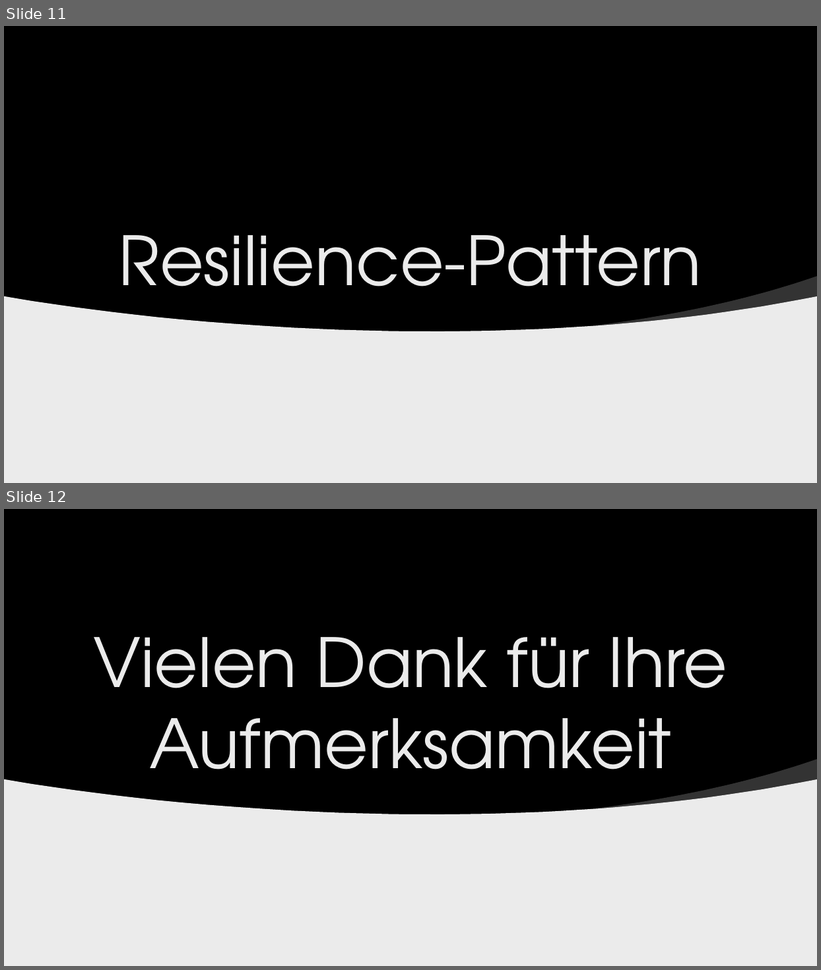
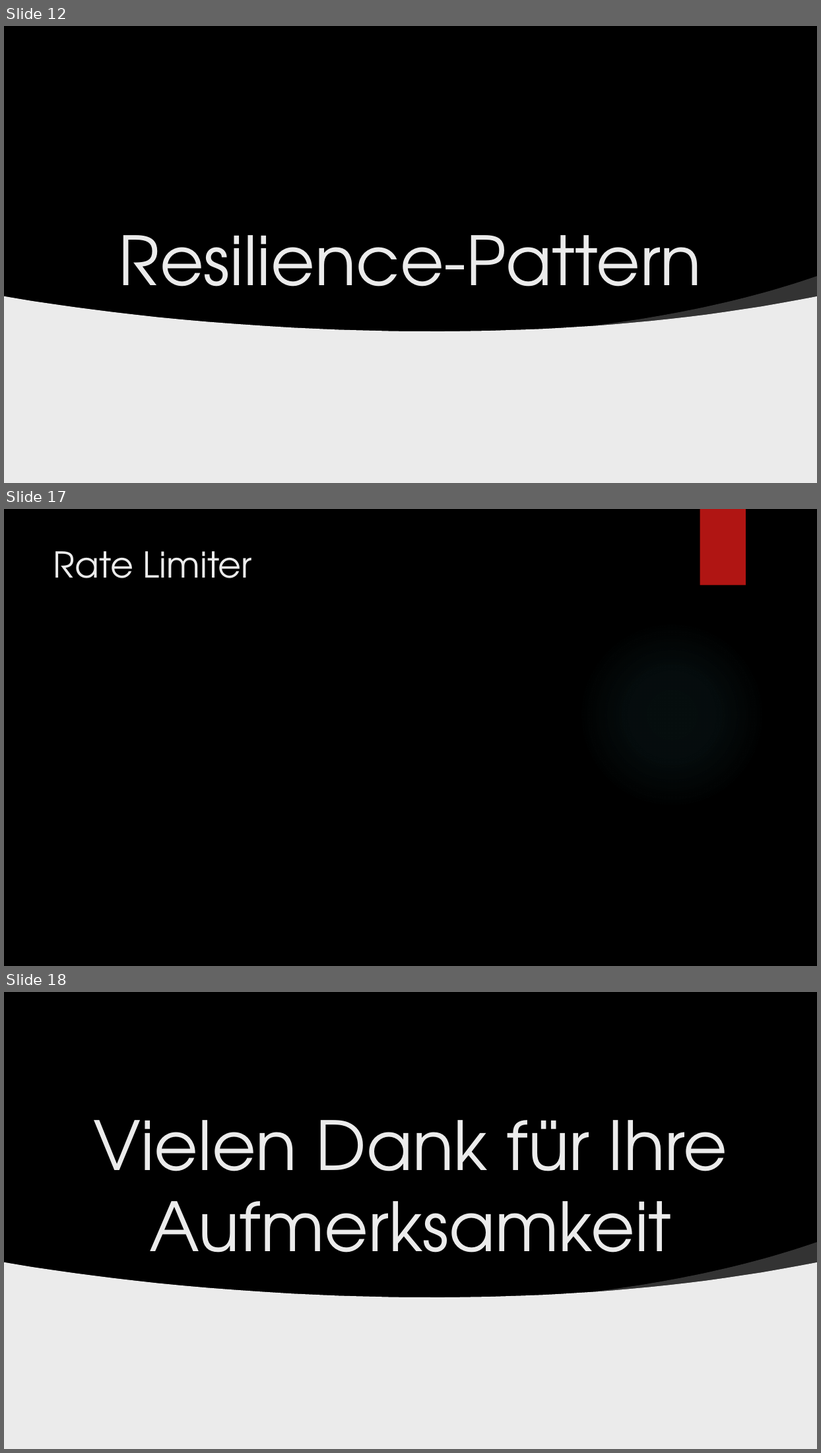
Before and after one commit to der10pm/gca, a slide deck: GCA_Abschlusspraesi_Szablewski_Linnenbaum.pptx. Shown one above the other, each under a label of ours: slides 11 and 12 before the commit, slides 12, 17 and 18 after it; the slides between them are not shown. The pictures are 821x970 and 821x1453 pixels, drawn with LibreOffice and Linux fonts; fonts in the diff are those of the drawing; grey boxes stand for pictures; background and template pictures are left out. Boxes give left, top, right and bottom in pixels: in the first picture for what was removed or moved away, otherwise in the second. Text is boxed around its words. In the diff, an @@ line names an element or a change of style, - is before the commit and + after.

```diff
--- a/GCA_Abschlusspraesi_Szablewski_Linnenbaum.pptx
+++ b/GCA_Abschlusspraesi_Szablewski_Linnenbaum.pptx
@@ slide 17 added at [4,509,817,966], background picture (left out) @@
@@ rectangle added at [700,509,746,586], fill #B01513 @@
@@ title added at [54,551,252,578], 42 pt, text #EBEBEB @@
+Rate Limiter
@@ ellipse added at [578,621,766,809], fill gradient #50B9C1 @@
@@ what was slide 11 is now slide 12 @@
@@ what was slide 12 is now slide 18 @@
```
Also in this commit, not shown: 6 other slides added, 1 slide removed, 1 other file.
